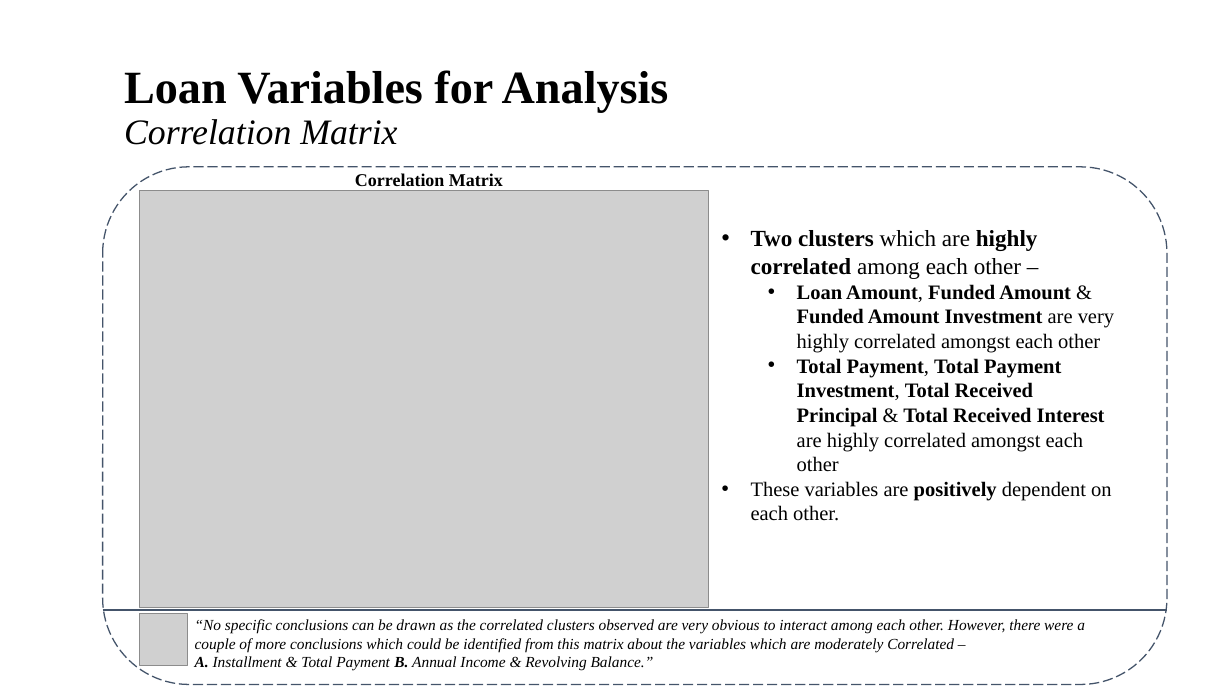
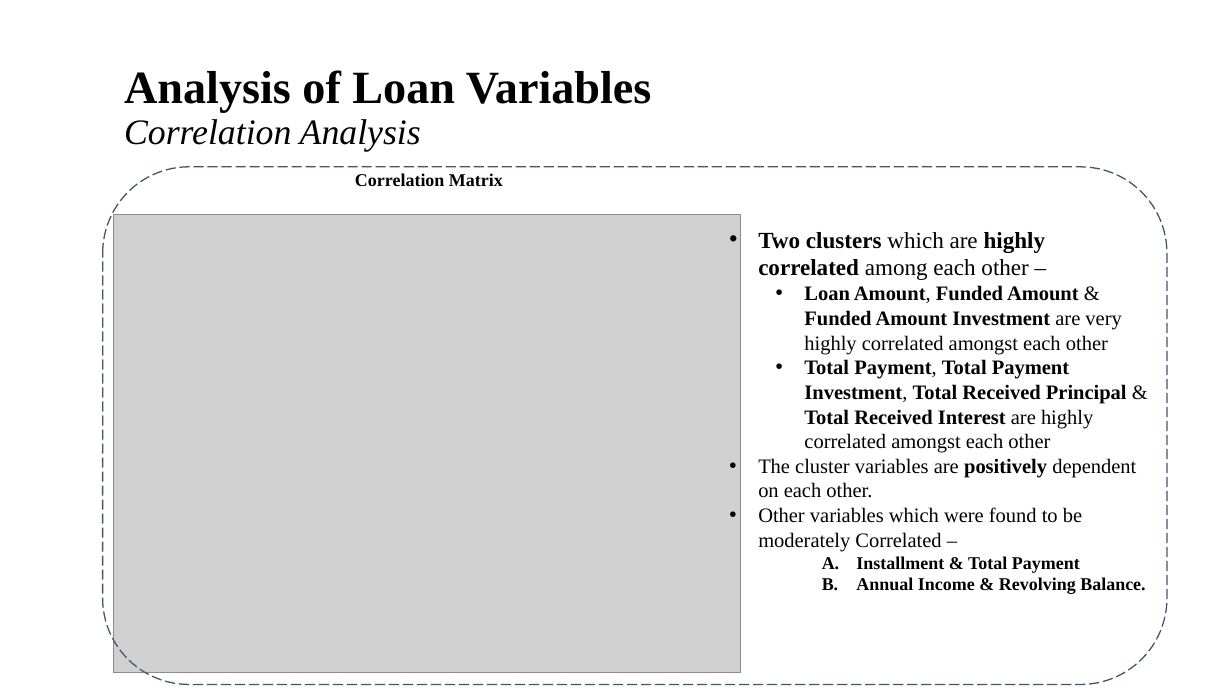
Before and after one commit to brijesh1100/P2-Gramener-Case-Study, a slide deck: slide 17 of Gramener_Case_Study_Presentation_SS.pptx (slide 12 before the commit). Drawn at 1232x693 pixels with LibreOffice and Linux fonts; fonts in the diff are those of the drawing; grey boxes stand for pictures; background and template pictures are left out. Boxes give left, top, right and bottom in pixels: in the first picture for what was removed or moved away, otherwise in the second. Text is boxed around its words. In the diff, an @@ line names an element or a change of style, - is before the commit and + after.

```diff
--- a/Gramener_Case_Study_Presentation_SS.pptx
+++ b/Gramener_Case_Study_Presentation_SS.pptx
@@ title at (124,70,652,152): text changed @@
-Loan Variables for Analysis
-Correlation Matrix
+Analysis of Loan Variables
+Correlation Analysis
@@ picture: place and size @@
-picture at (140,191,710,608)
+picture at (113,214,740,673)
@@ text "Two clusters which are highly ...": place and size @@
-text "Two clusters which are highly ..." at (751,230,1114,521)
+text "Two clusters which are highly ..." at (758,232,1145,594)
@@ text at (758,458,1145,594): text changed @@
-• These variables are positively dependent on each other.
+• The cluster variables are positively dependent on each other.
+• Other variables which were found to be moderately Correlated –
+    A. Installment & Total Payment
+    B. Annual Income & Revolving Balance.
@@ line removed from (103, 610) to (1167, 610) @@
@@ picture removed at (140,614,188,665) @@
@@ text removed at (195,619,1085,671) @@
-“No specific conclusions can be drawn as the correlated clusters observed are very obvious to interact among each other. However, there were a couple of more conclusions which could be identified from this matrix about the variables which are moderately Correlated –
-A. Installment & Total Payment B. Annual Income & Revolving Balance.”
```
Also in this commit, not shown: 5 other slides changed, 5 slides added.
